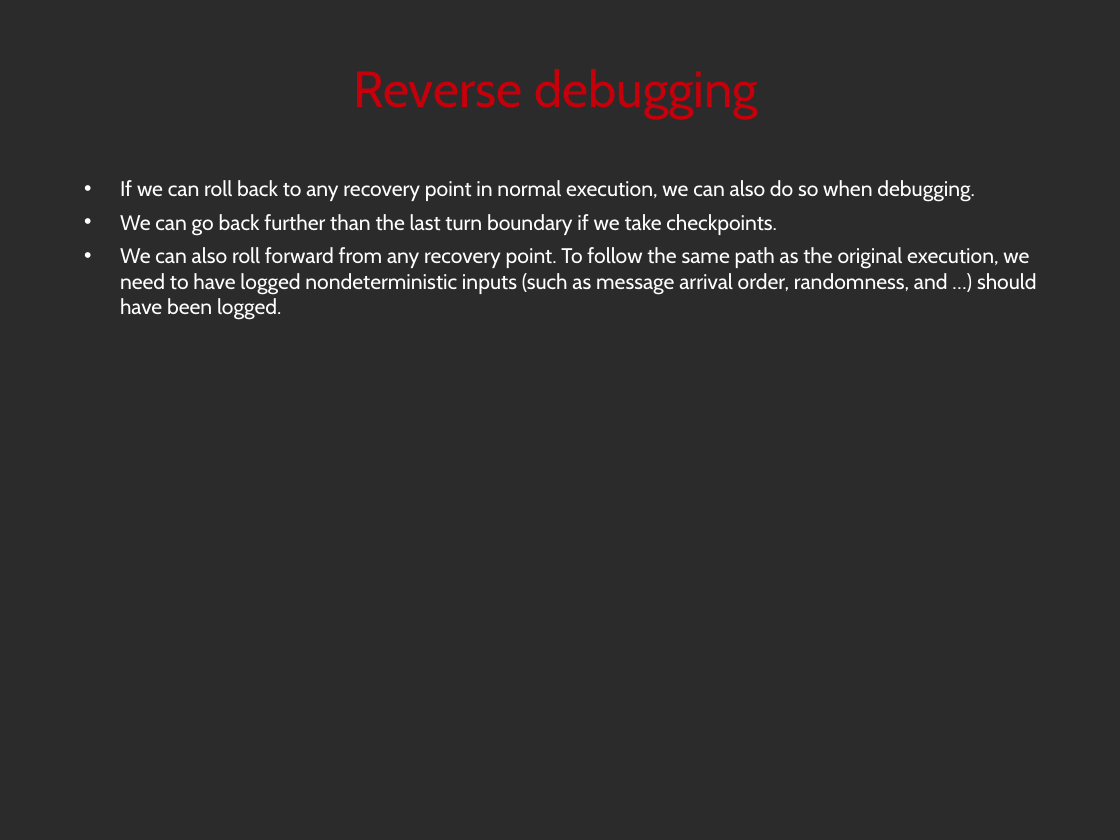
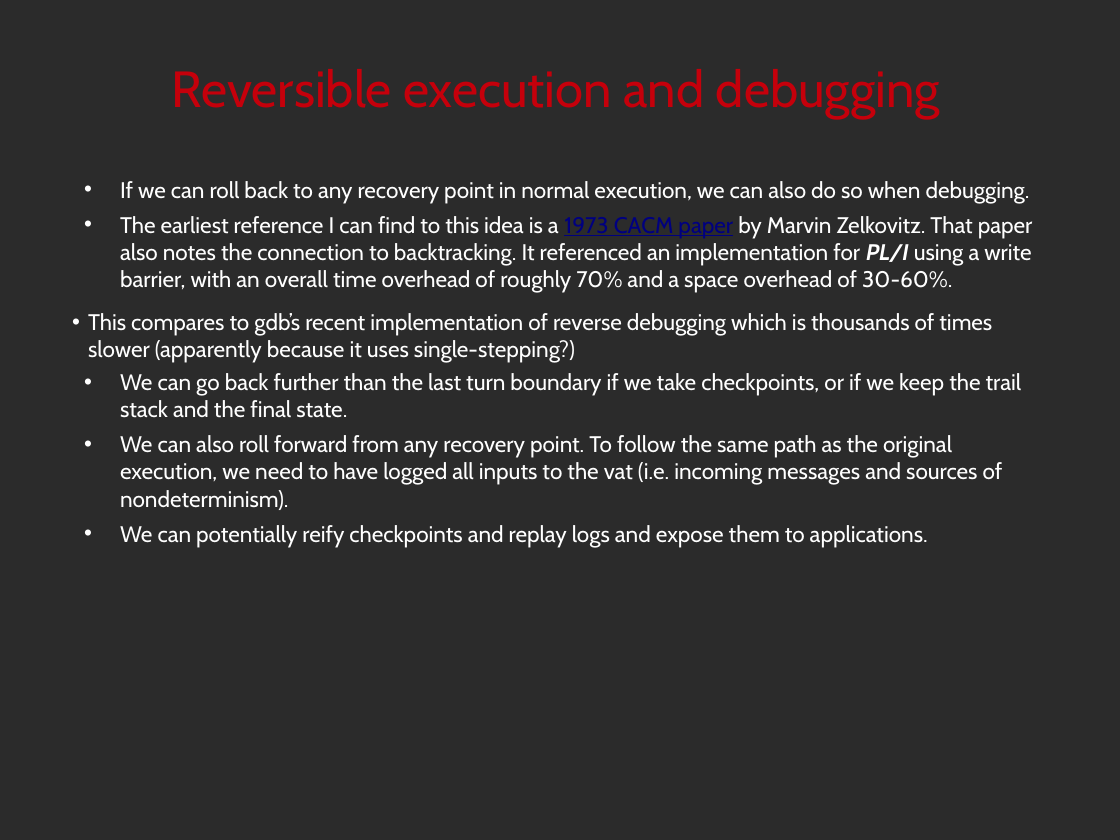
Before and after one commit to noether-lang/noether, a slide deck: slide 32 of doc/presentations/StrangeLoop2014/handling.odp. Drawn at 1120x840 pixels with LibreOffice and Linux fonts; fonts in the diff are those of the drawing; background and template pictures are left out; a plain dark background stands for a picture behind light text. Boxes give left, top, right and bottom in pixels: in the first picture for what was removed or moved away, otherwise in the second. Text is boxed around its words. In the diff, an @@ line names an element or a change of style, - is before the commit and + after.

```diff
--- a/doc/presentations/StrangeLoop2014/handling.odp
+++ b/doc/presentations/StrangeLoop2014/handling.odp
@@ title at [172,69,940,119]: text changed @@
-Reverse debugging
+Reversible execution and debugging
@@ text at [120,181,1030,203]: size 15 to 16 pt in "If we can roll back to any ..." @@
@@ text at [88,216,1033,547]: text changed; size 15 to 16 pt @@
-• We can go back further than the last turn boundary if we take checkpoints.
-• We can also roll forward from any recovery point. To follow the same path as the original execution, we need to have logged nondeterministic inputs (such as message arrival order, randomness, and …) should have been logged.
+• The earliest reference I can find to this idea is a 1973 CACM paper by Marvin Zelkovitz. That paper also notes the connection to backtracking. It referenced an implementation for PL/I using a write barrier, with an overall time overhead of roughly 70% and a space overhead of 30-60%.
+  • This compares to gdb’s recent implementation of reverse debugging which is thousands of times slower (apparently because it uses single-stepping?)
+• We can go back further than the last turn boundary if we take checkpoints, or if we keep the trail stack and the final state.
+• We can also roll forward from any recovery point. To follow the same path as the original execution, we need to have logged all inputs to the vat (i.e. incoming messages and sources of nondeterminism).
+• We can potentially reify checkpoints and replay logs and expose them to applications.
```
Also in this commit, not shown: 31 other slides changed, 4 slides added, 3 slides removed, 3 other files.
